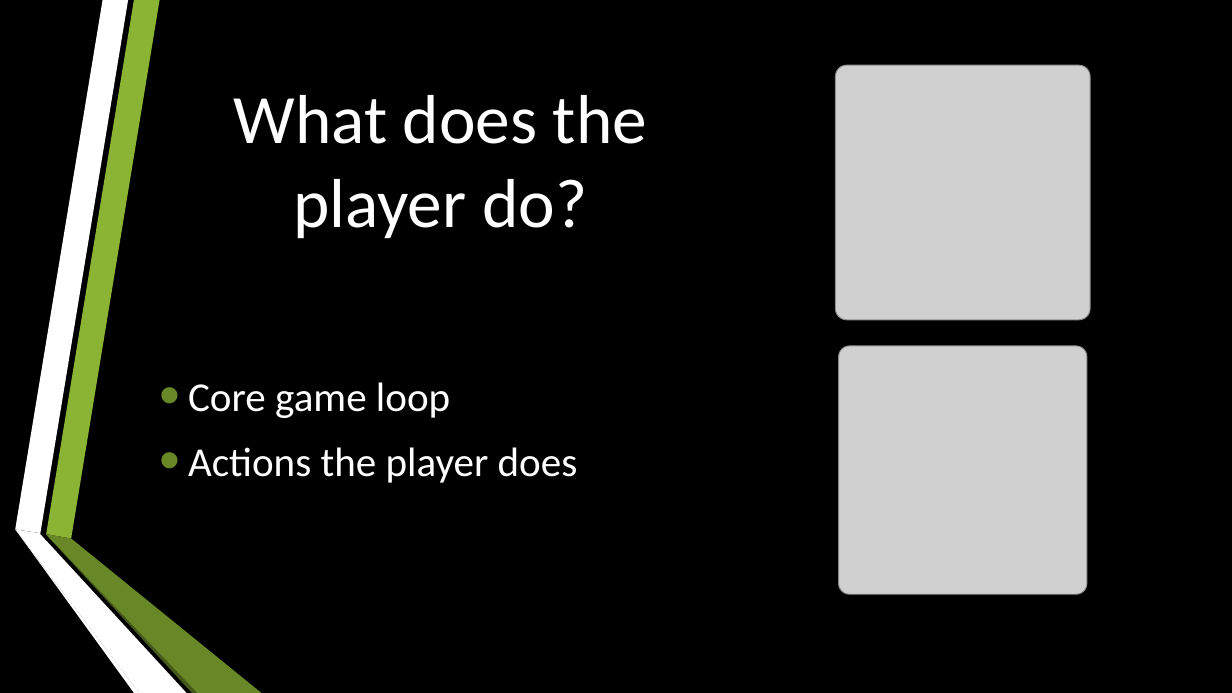
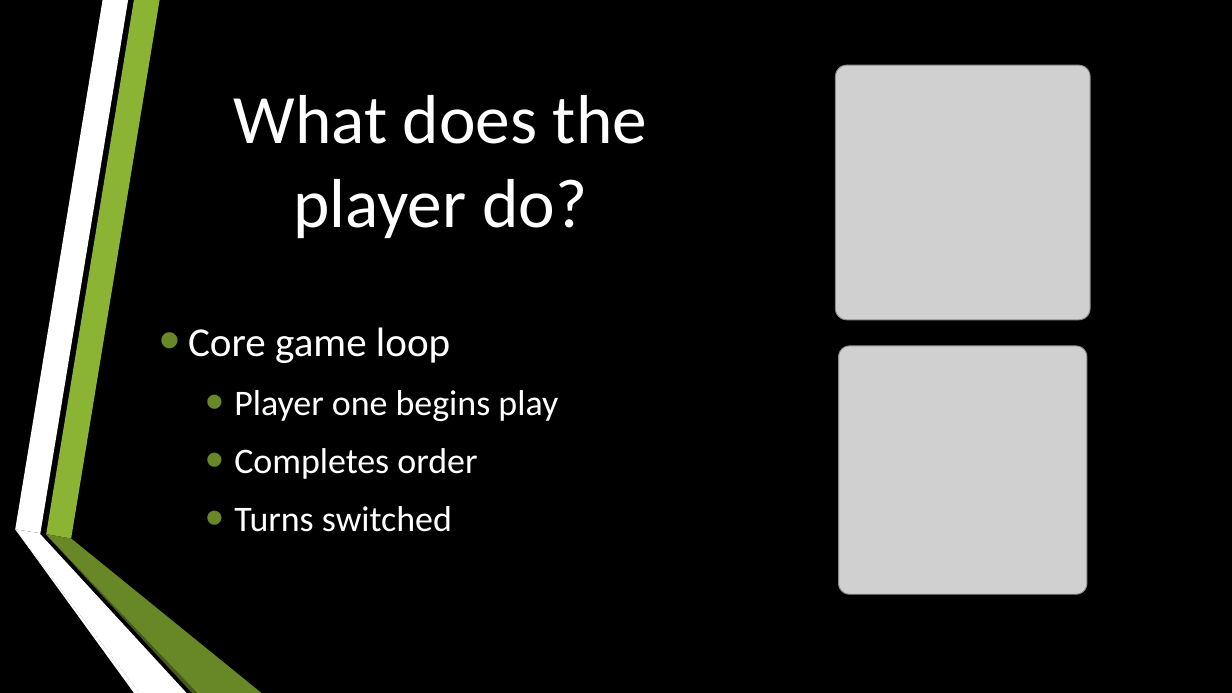
Before and after one commit to UoSGroupProjects1718/mgp-mpg-group-5, a slide deck: slide 4 of Management/Presentations/Second Presentation.pptx (slide 6 before the commit). Drawn at 1232x693 pixels with LibreOffice and Linux fonts; fonts in the diff are those of the drawing; grey boxes stand for pictures. Boxes give left, top, right and bottom in pixels: in the first picture for what was removed or moved away, otherwise in the second. Text is boxed around its words. In the diff, an @@ line names an element or a change of style, - is before the commit and + after.

```diff
--- a/Management/Presentations/Second Presentation.pptx
+++ b/Management/Presentations/Second Presentation.pptx
@@ text at [234, 390, 558, 532]: text changed; size 32 to 28 pt @@
-• Actions the player does
+  • Player one begins play
+  • Completes order
+  • Turns switched
```
Also in this commit, not shown: 2 other slides changed, 2 slides added, 1 slide removed.
